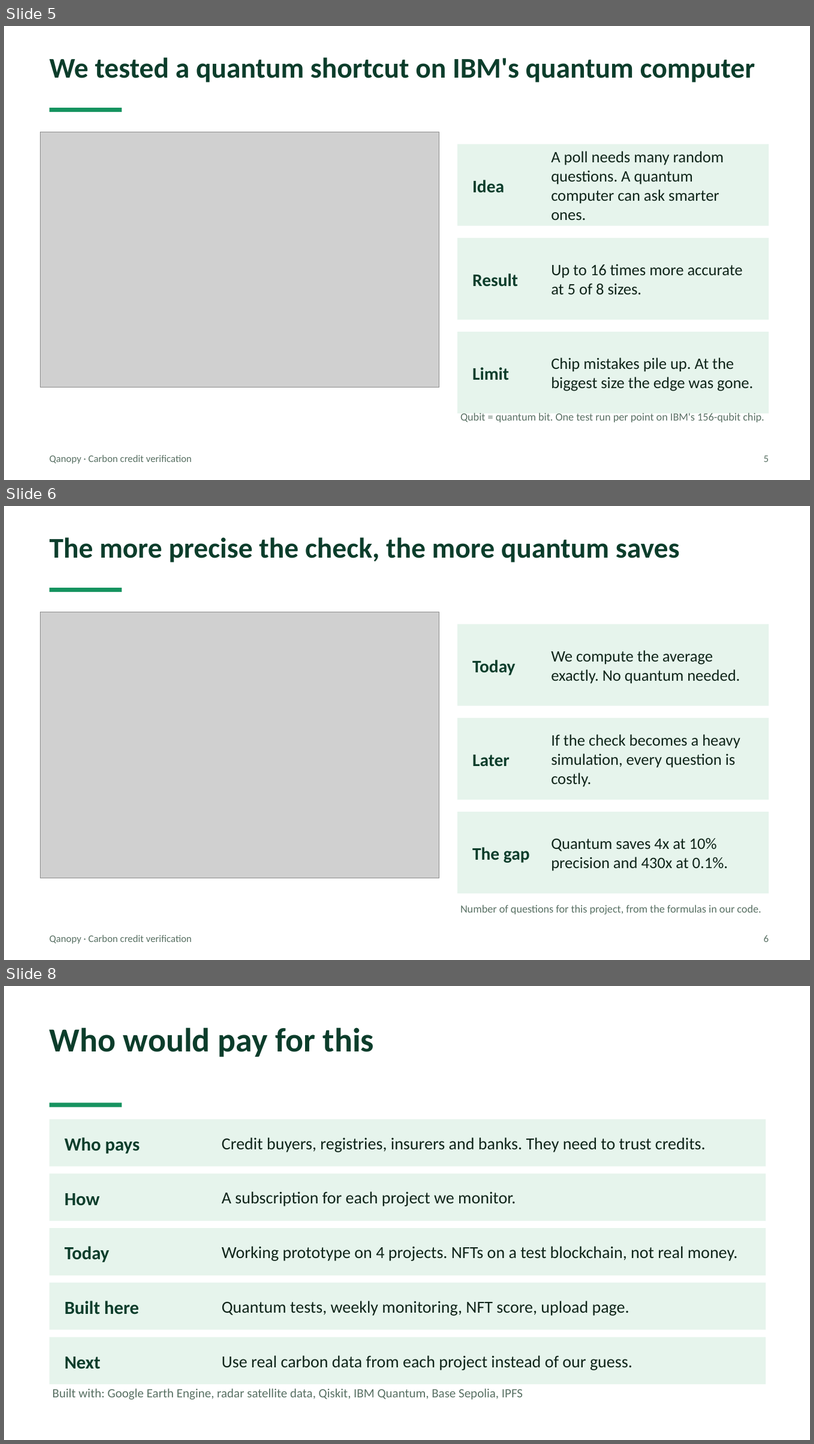
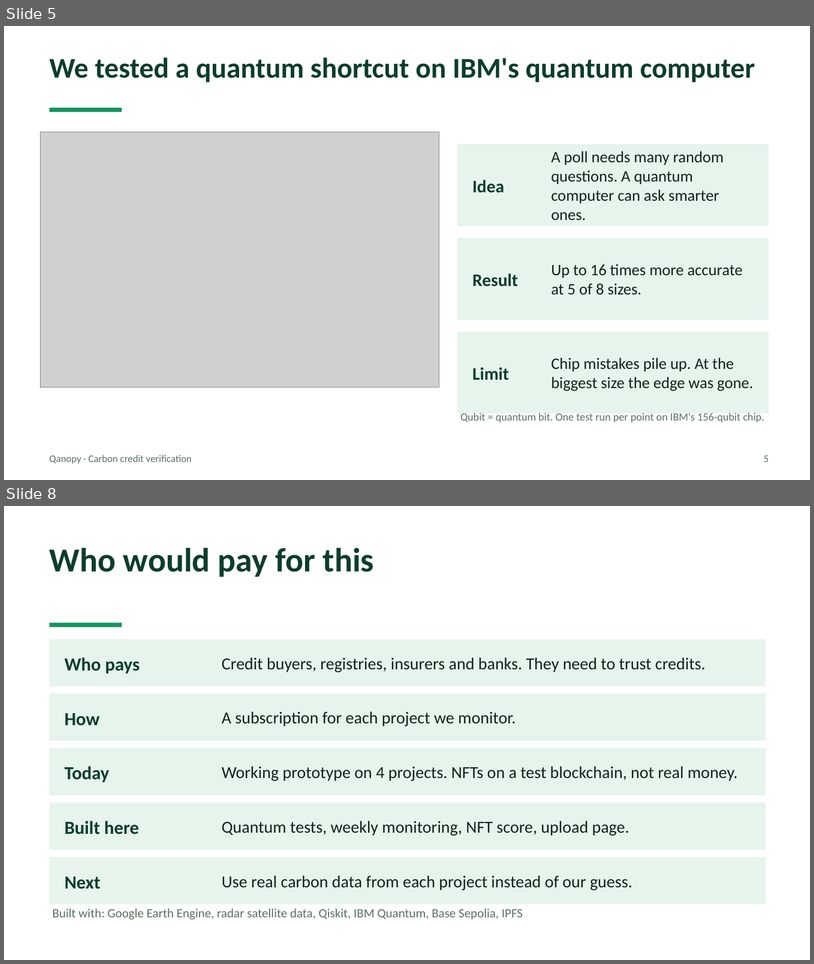
Before and after one commit to Quantum-hackathon-Qanopy/Parcel_finder, a slide deck: docs/Qanopy_pitch.pptx. Shown one above the other, each under a label of ours: slides 5, 6 and 8 before the commit, slides 5 and 8 after it; the slides between them are not shown. The pictures are 814x1444 and 814x964 pixels, drawn with LibreOffice and Linux fonts; fonts in the diff are those of the drawing; grey boxes stand for pictures. Boxes give left, top, right and bottom in pixels: in the first picture for what was removed or moved away, otherwise in the second. Text is boxed around its words. In the diff, an @@ line names an element or a change of style, - is before the commit and + after.

```diff
--- a/docs/Qanopy_pitch.pptx
+++ b/docs/Qanopy_pitch.pptx
@@ slide 6 removed at <box>4,506,810,960</box>, background #FFFFFF @@
@@ text removed at <box>50,537,680,562</box> @@
-The more precise the check, the more quantum saves
@@ rectangle removed at <box>50,588,122,592</box> @@
@@ picture removed at <box>40,612,440,878</box> @@
@@ rectangle removed at <box>458,624,769,706</box> @@
@@ text removed at <box>473,660,515,675</box> @@
-Today
@@ text removed at <box>551,650,740,684</box> @@
-We compute the average exactly. No quantum needed.
@@ rectangle removed at <box>458,718,769,799</box> @@
@@ text removed at <box>551,734,741,787</box> @@
-If the check becomes a heavy simulation, every question is costly.
@@ text removed at <box>473,754,510,766</box> @@
-Later
@@ rectangle removed at <box>458,811,769,893</box> @@
@@ text removed at <box>473,847,530,862</box> @@
-The gap
@@ text removed at <box>551,838,728,871</box> @@
-Quantum saves 4x at 10% precision and 430x at 0.1%.
@@ text removed at <box>461,904,761,914</box> @@
-Number of questions for this project, from the formulas in our code.
@@ text removed at <box>50,934,192,943</box> @@
-Qanopy · Carbon credit verification
@@ text removed at <box>764,934,769,942</box> @@
-6
```
Also in this commit, not shown: 1 slide changed, 1 slide added.
